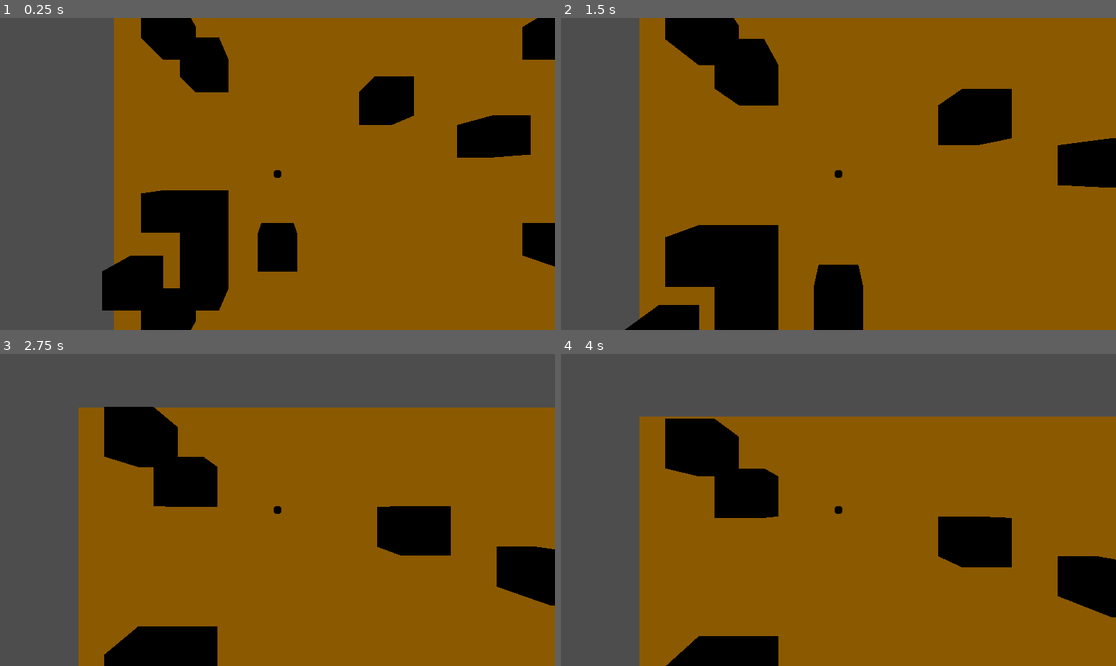
Above: before the commit, frames 1-4 (two rows, left to right).
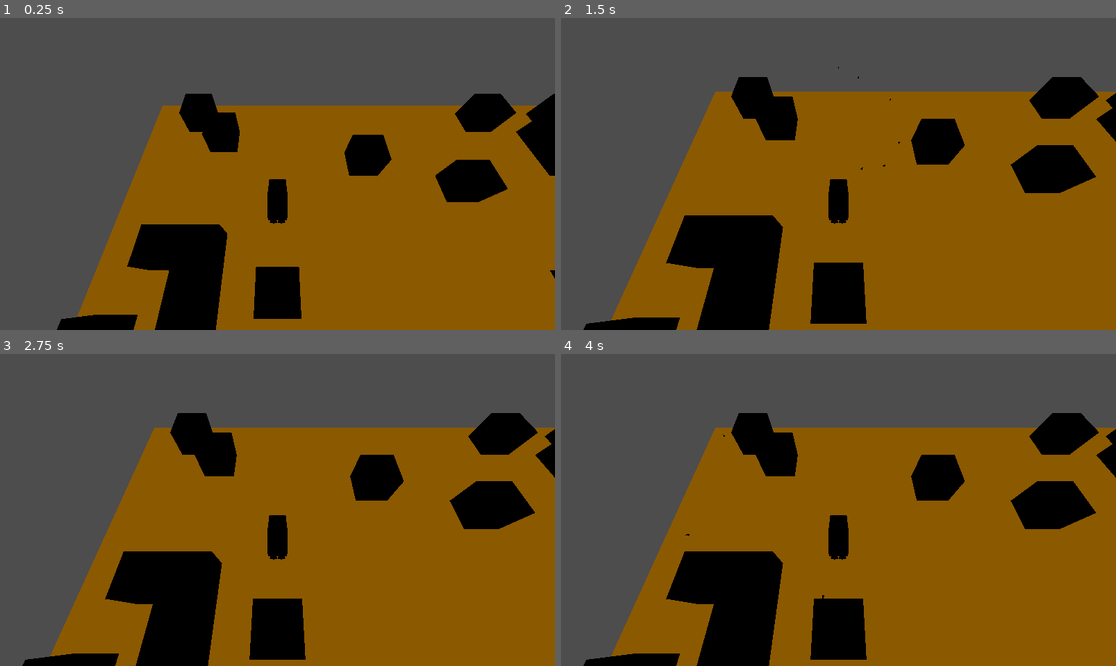
Above: after the commit, the same moments.

Repository: learnictnow/godot-procedural-spawn
Game: Godot game, scene res://build_level.tscn
Same seed, same stepped clock (60 frames per second), same inputs: the game is played once before the commit and once after it.
Inputs (mouse positions are in pixels of both pictures, inside the frame that each line leads up to):
- Up to frame 1 (0.25 s): no input
- Up to frame 2 (1.5 s): tap Enter (ui_accept) at 0.5, 0.6, 0.77, 1.07, 1.25, 1.35 s; move the mouse to (960, 158) at 0.52 s; hold D (turret_right) 0.53-1.28 s; move the mouse to (727, 189) at 1.27 s; hold S (turret_down) from 1.28 s (still down)
- Up to frame 3 (2.75 s): tap Enter (ui_accept) at 1.52, 1.82, 2.1 s; move the mouse to (333, 441) at 2.02 s; release S (turret_down) at 2.03 s; hold D (turret_right) from 2.03 s (still down)
- Up to frame 4 (4 s): move the mouse to (810, 572) at 2.77 s; release D (turret_right) at 2.78 s; hold W (turret_up) 2.78-3.53 s; tap Enter (ui_accept) at 2.85, 3.02, 3.32, 3.6, 3.77 s; move the mouse to (1005, 556) at 3.52 s; hold A (turret_left) from 3.53 s (still down)

The runs differ from the first frame. In frame 1, 40% of the frame differs, in the area x 10-100%, y 0-100%; in frame 2, 34%; in frame 3, 28%; in frame 4, 27%.

Commit message:
turret follows mouse position

Diff:
--- /dev/null
+++ b/ball.tscn
@@ -0,0 +1,40 @@
+[gd_scene load_steps=7 format=3 uid="uid://cas7cgesphf4x"]
+
+[ext_resource type="Script" path="res://Ball.gd" id="1_0v16n"]
+[ext_resource type="Script" path="res://TopDownCamera.gd" id="2_5svmg"]
+
+[sub_resource type="PhysicsMaterial" id="PhysicsMaterial_hu1d6"]
+bounce = 0.1
+
+[sub_resource type="PrismMesh" id="PrismMesh_raeto"]
+size = Vector3(0.1, 0.5, 0.1)
+
+[sub_resource type="SphereMesh" id="SphereMesh_hjhye"]
+radius = 0.1
+height = 0.2
+
+[sub_resource type="SphereShape3D" id="SphereShape3D_ptueo"]
+radius = 0.1
+
+[node name="Ball" type="RigidBody3D"]
+transform = Transform3D(1, 0, 0, 0, 1, 0, 0, 0, 1, 0, 2, 0)
+physics_material_override = SubResource("PhysicsMaterial_hu1d6")
+angular_damp = 5.0
+script = ExtResource("1_0v16n")
+
+[node name="Marker3D" type="Marker3D" parent="."]
+script = ExtResource("2_5svmg")
+
+[node name="MeshInstance3D" type="MeshInstance3D" parent="Marker3D"]
+transform = Transform3D(1, 0, 0, 0, -4.37114e-08, 1, 0, -1, -4.37114e-08, 0, 0, -0.6)
+mesh = SubResource("PrismMesh_raeto")
+
+[node name="MeshInstance3D" type="MeshInstance3D" parent="."]
+mesh = SubResource("SphereMesh_hjhye")
+
+[node name="CollisionShape3D" type="CollisionShape3D" parent="."]
+shape = SubResource("SphereShape3D_ptueo")
+
+[node name="TopDownCamera" type="Camera3D" parent="."]
+transform = Transform3D(1, 0, 0, 0, -5.96046e-08, 1, 0, -1, -5.96046e-08, 0, 7, 0)
+script = ExtResource("2_5svmg")
--- a/build_level.tscn
+++ b/build_level.tscn
@@ -1,48 +1,15 @@
-[gd_scene load_steps=9 format=3 uid="uid://bg1ijcl2jncbj"]
+[gd_scene load_steps=5 format=3 uid="uid://bg1ijcl2jncbj"]
 
+[ext_resource type="PackedScene" uid="uid://bgbe3rw1cnnqb" path="res://player.tscn" id="1_5oysl"]
+[ext_resource type="Script" path="res://player_mouse.gd" id="2_grc8k"]
 [ext_resource type="Script" path="res://LevelBuilder.gd" id="2_v5pya"]
-[ext_resource type="Script" path="res://Ball.gd" id="3_3756d"]
-[ext_resource type="Script" path="res://TopDownCamera.gd" id="3_frwq1"]
 [ext_resource type="PackedScene" uid="uid://ne26tfknutpq" path="res://GameTile.tscn" id="3_xtyow"]
 
-[sub_resource type="PhysicsMaterial" id="PhysicsMaterial_hu1d6"]
-bounce = 0.1
+[node name="BuildLevel" type="Node3D"]
 
-[sub_resource type="PrismMesh" id="PrismMesh_raeto"]
-size = Vector3(0.1, 0.5, 0.1)
-
-[sub_resource type="SphereMesh" id="SphereMesh_hjhye"]
-radius = 0.1
-height = 0.2
-
-[sub_resource type="SphereShape3D" id="SphereShape3D_ptueo"]
-radius = 0.1
-
-[node name="BuildLevel" type="Node3D"]
+[node name="Player" parent="." instance=ExtResource("1_5oysl")]
+script = ExtResource("2_grc8k")
 
 [node name="Level" type="Node3D" parent="."]
 script = ExtResource("2_v5pya")
 game_tile = ExtResource("3_xtyow")
-
-[node name="Ball" type="RigidBody3D" parent="."]
-transform = Transform3D(1, 0, 0, 0, 1, 0, 0, 0, 1, 0, 2, 0)
-physics_material_override = SubResource("PhysicsMaterial_hu1d6")
-angular_damp = 5.0
-script = ExtResource("3_3756d")
-
-[node name="Marker3D" type="Marker3D" parent="Ball"]
-script = ExtResource("3_frwq1")
-
-[node name="MeshInstance3D" type="MeshInstance3D" parent="Ball/Marker3D"]
-transform = Transform3D(1, 0, 0, 0, -4.37114e-08, 1, 0, -1, -4.37114e-08, 0, 0, -0.6)
-mesh = SubResource("PrismMesh_raeto")
-
-[node name="MeshInstance3D" type="MeshInstance3D" parent="Ball"]
-mesh = SubResource("SphereMesh_hjhye")
-
-[node name="CollisionShape3D" type="CollisionShape3D" parent="Ball"]
-shape = SubResource("SphereShape3D_ptueo")
-
-[node name="TopDownCamera" type="Camera3D" parent="Ball"]
-transform = Transform3D(1, 0, 0, 0, -5.96046e-08, 1, 0, -1, -5.96046e-08, 0, 7, 0)
-script = ExtResource("3_frwq1")
--- /dev/null
+++ b/player_mouse.gd
@@ -0,0 +1,72 @@
+extends CharacterBody3D
+
+
+const SPEED = 5.0
+const JUMP_VELOCITY = 4.5
+
+# Get the gravity from the project settings to be synced with RigidBody nodes.
+var gravity = ProjectSettings.get_setting("physics/3d/default_gravity")
+
+var last_direction = Vector3.FORWARD
+var last_turret_direction = Vector3.FORWARD
+
+func _physics_process(delta):
+	# Add the gravity.
+	if not is_on_floor():
+		velocity.y -= gravity * delta
+
+	# Handle jump.
+	#if Input.is_action_just_pressed("ui_accept") and is_on_floor():
+		#velocity.y = JUMP_VELOCITY
+	if Input.is_action_just_pressed("ui_accept"):
+		print("Pew")
+		primary_fire()
+
+	# Get the input direction and handle the movement/deceleration.
+	# As good practice, you should replace UI actions with custom gameplay actions.
+	var input_dir = Input.get_vector("ui_left", "ui_right", "ui_up", "ui_down")
+	var direction = (transform.basis * Vector3(input_dir.x, 0, input_dir.y)).normalized()
+	if direction:
+		last_direction = direction
+		velocity.x = direction.x * SPEED
+		velocity.z = direction.z * SPEED
+	else:
+		velocity.x = move_toward(velocity.x, 0, SPEED)
+		velocity.z = move_toward(velocity.z, 0, SPEED)
+	$Body.rotation.y = lerp_angle($Body.rotation.y, atan2(-last_direction.x, -last_direction.z), delta * 2)
+
+	#var turret_input_dir = Input.get_vector("turret_left", "turret_right", "turret_up", "turret_down")
+	#var turret_direction = (transform.basis * Vector3(turret_input_dir.x, 0, turret_input_dir.y)).normalized()
+	#if turret_direction:
+		#last_turret_direction = turret_direction
+
+
+	$Turret.rotation.y = lerp_angle($Turret.rotation.y, atan2(-last_turret_direction.x, -last_turret_direction.z), delta * 2)
+
+	$Body
+
+	move_and_slide()
+
+	look_at_cursor()
+
+@export var projectile:PackedScene
+
+func primary_fire():
+	print("Pew pew")
+	var tmp_bullet = projectile.instantiate()
+	tmp_bullet.position = $Turret/ProjectileSpawn.global_position
+	tmp_bullet.rotation = $Turret/ProjectileSpawn.global_rotation
+	add_sibling(tmp_bullet)
+
+
+func look_at_cursor():
+	var drop_plane = Plane(Vector3(0,1,0), position.y)
+	var ray_length = 1000
+	var mouse_pos = get_viewport().get_mouse_position()
+	var from = $Camera3D.project_ray_origin(mouse_pos)
+	var to = from + $Camera3D.project_ray_normal(mouse_pos) * ray_length
+	var cursor_pos = drop_plane.intersects_ray(from, to)
+
+	#$Turret.look_at(cursor_pos, Vector3.UP)
+
+	last_turret_direction = cursor_pos
